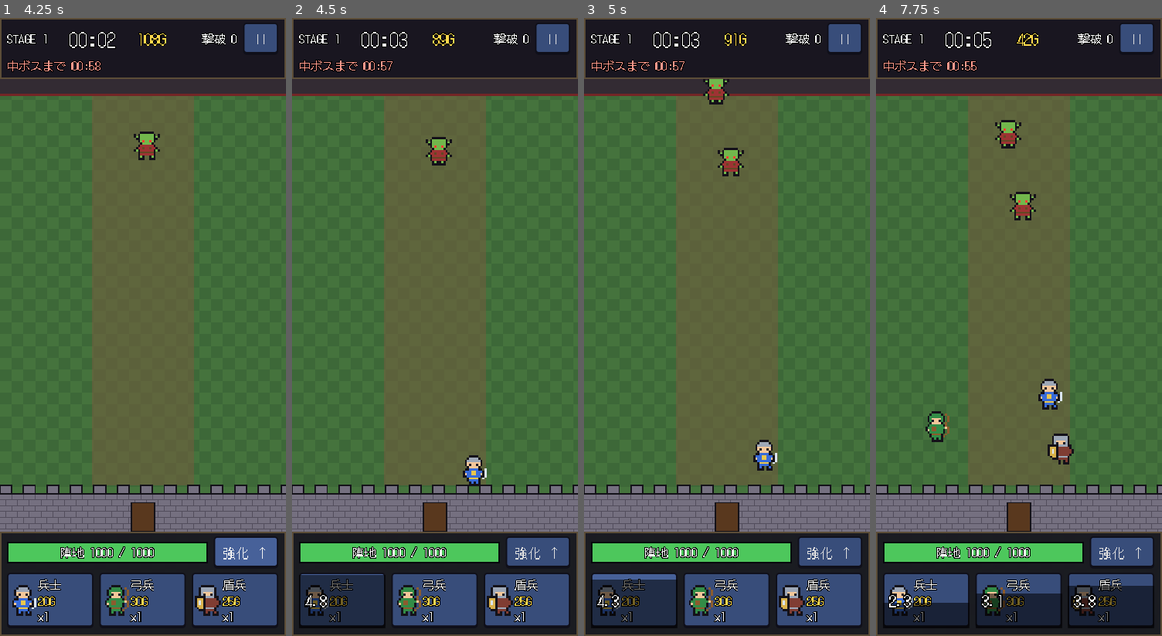
Above: before the commit, frames 1-4 (left to right).
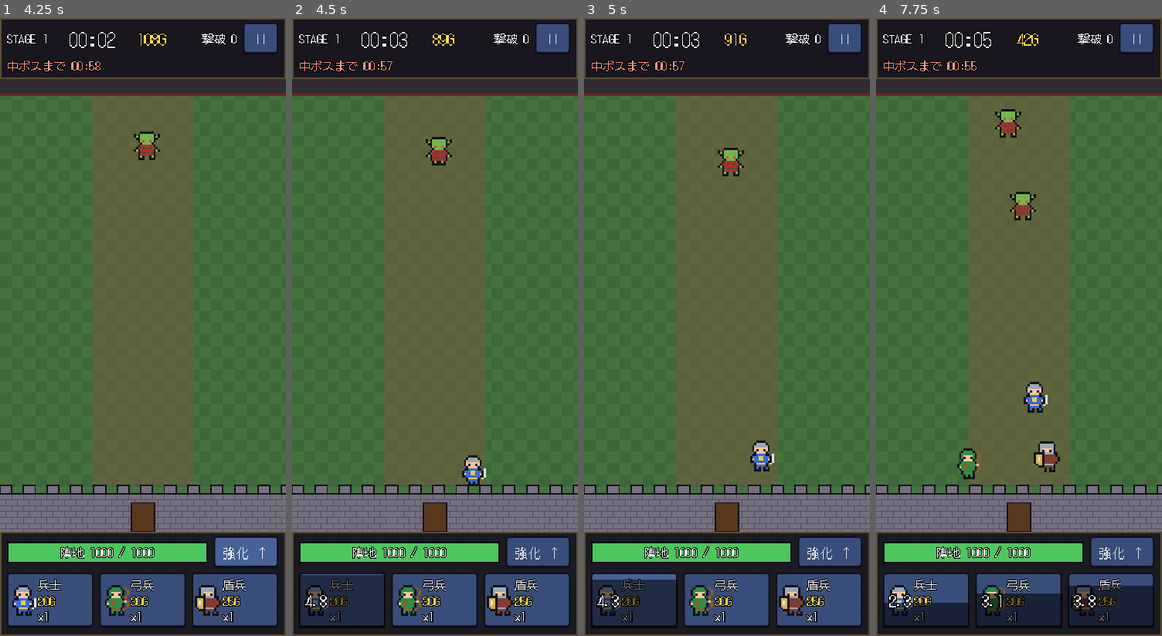
Above: after the commit, the same moments.

Repository: toshitoshi-creator/tower-defense-game
Game: Godot game, scene res://scenes/title/title.tscn
The game is run twice, just before and just after one commit, with the same random seed, the same clock (stepped at 60 frames per second) and the same inputs.
Inputs:
- Up to frame 1 (4.25 s): click "スタート" at 0.5 s; click "II" at 1.25 s; click "再開" at 2 s; click "強化 ↑" at 2.75 s; click "強化 ↓" at 3.5 s
- Up to frame 2 (4.5 s): click "兵士" at 4.25 s
- Up to frame 3 (5 s): no input
- Up to frame 4 (7.75 s): click "弓兵" at 5 s; click "盾兵" at 5.75 s; click "II" at 6.5 s; click "再開" at 7.25 s

Frame 1 is identical in both runs. In frame 2, less than 0.1% of the frame differs, in the area x 59-69%, y 70-76%; in frame 3, 0.5%; in frame 4, 2.1%, in the area x 17-70%, y 14-75%.

Commit message:
Unit roles: soldiers rally home, shields guard, archers stay behind
Playtest feedback: allies kept marching forward, and shields and archers
advanced with the soldiers.

- UnitData.role (ASSAULT / GUARD / SUPPORT), set per unit resource.
- Soldiers engage enemies that cross a mid-field front line and return
  to a rally point in front of the base center when nothing is left.
- Shields hold evenly spread posts on a defense line in front of the
  base; they engage enemies near their post or enemies attacking a
  nearby ally, never chase beyond a leash, and return to the post.
- Archers line up behind the soldiers who are fighting (with a forward
  limit) and shoot what is in range; they never step forward to chase.
- Shared combat code gains one hook (_approach) for role movement.
- Rebalanced enemy pressure for the defensive formation (balanced bot
  with upgrades wins ~4/6, summon-only loses 6/6); test bot buys a
  5:3:2 soldier/archer/shield mix.
- Tests for each role; fixed a test that edited the shared goblin
  resource and froze every goblin in later tests.

Co-Authored-By: Claude Opus 5.5 <noreply@anthropic.com>
Claude-Session: https://claude.ai/code/session_01AX3UQvSNG6PnuNG7n2CdGG

Diff:
--- a/resources/units/archer.tres
+++ b/resources/units/archer.tres
@@ -16,6 +16,7 @@
 aggro_range = 160.0
 attack_type = 1
 projectile_speed = 260.0
+role = 2
 summon_cost = 30
 reward = 0
 placeholder_pattern = &"archer"
--- a/resources/units/shield.tres
+++ b/resources/units/shield.tres
@@ -16,6 +16,7 @@
 aggro_range = 100.0
 attack_type = 0
 projectile_speed = 260.0
+role = 1
 summon_cost = 25
 reward = 0
 placeholder_pattern = &"shield"
--- a/resources/units/soldier.tres
+++ b/resources/units/soldier.tres
@@ -16,6 +16,7 @@
 aggro_range = 110.0
 attack_type = 0
 projectile_speed = 260.0
+role = 0
 summon_cost = 20
 reward = 0
 placeholder_pattern = &"soldier"
--- a/scripts/battle/battle_layout.gd
+++ b/scripts/battle/battle_layout.gd
@@ -7,12 +7,22 @@
 var right: float = 390.0
 ## Y where enemies appear.
 var spawn_y: float = 60.0
-## Allies never walk above this line.
-var ally_stop_y: float = 70.0
 ## Enemies reaching this line are attacking the base.
 var base_line_y: float = 700.0
 ## Y where allies appear (just in front of the base).
 var ally_spawn_y: float = 690.0
+## Formation, from the wall upward: archers' home, the shields' defense line,
+## the assault rally point. Archers never advance above archer_limit_y.
+var archer_home_y: float = 660.0
+var guard_y: float = 630.0
+var rally_y: float = 580.0
+var archer_limit_y: float = 470.0
+## Soldiers go out to meet enemies only once they cross this line (mid-field).
+var assault_limit_y: float = 300.0
+
+
+func center_x() -> float:
+	return (left + right) * 0.5
 
 
 func clamp_x(x: float, margin: float) -> float:
--- a/scripts/battle/battle_manager.gd
+++ b/scripts/battle/battle_manager.gd
@@ -375,9 +375,13 @@
 	layout.left = 0.0
 	layout.right = view.x
 	layout.spawn_y = top + 14.0
-	layout.ally_stop_y = top + 36.0
 	var base_top := bottom - BaseController.HEIGHT
 	layout.base_line_y = base_top - 4.0
 	layout.ally_spawn_y = base_top - 14.0
+	layout.archer_home_y = layout.base_line_y - 30.0
+	layout.guard_y = layout.base_line_y - 75.0
+	layout.rally_y = layout.base_line_y - 125.0
+	layout.archer_limit_y = layout.guard_y - 170.0
+	layout.assault_limit_y = layout.guard_y - 300.0
 	base.place(0.0, base_top, view.x)
 	background.set_area(Rect2(0.0, 0.0, view.x, view.y), top, base_top)
--- a/scripts/battle/enemy_spawner.gd
+++ b/scripts/battle/enemy_spawner.gd
@@ -16,19 +16,19 @@
 ## Strong enemies start replacing grunts at this time...
 @export var strong_start_time: float = 90.0
 ## ...with this much more chance per minute after that...
-@export var strong_chance_per_minute: float = 0.08
+@export var strong_chance_per_minute: float = 0.06
 ## ...up to this share of a wave.
-@export var strong_max_chance: float = 0.25
+@export var strong_max_chance: float = 0.2
 ## Ordered by time.
 @export var boss_schedule: Array[BossSpawn] = []
 ## When false, only explicit spawn_enemy() calls create enemies (used by tests).
 @export var auto_spawn: bool = true
 ## Seconds between waves at 0:00.
-@export var start_interval: float = 3.0
-@export var min_interval: float = 1.0
-@export var interval_reduction_per_minute: float = 0.4
-## Enemy HP/attack multiplier added per minute (0.15 => x1.15 at 1:00).
-@export var stat_growth_per_minute: float = 0.15
+@export var start_interval: float = 3.5
+@export var min_interval: float = 1.3
+@export var interval_reduction_per_minute: float = 0.35
+## Enemy HP/attack multiplier added per minute (0.12 => x1.12 at 1:00).
+@export var stat_growth_per_minute: float = 0.12
 ## One more enemy per wave every N seconds...
 @export var extra_enemy_every: float = 70.0
 ## ...up to this many per wave.
--- a/scripts/data/unit_data.gd
+++ b/scripts/data/unit_data.gd
@@ -4,6 +4,12 @@
 ## Adding a new unit type = adding a new .tres file; combat logic lives in Combatant.
 
 enum AttackType { MELEE, RANGED }
+## How an allied unit positions itself (enemies ignore it).
+## ASSAULT: hunts enemies, returns to the rally point when the field is clear.
+## GUARD: holds a post on the defense line; engages enemies near the base or
+##        enemies attacking nearby allies; never strays far from the post.
+## SUPPORT: stays behind the assault line and attacks from range; never chases.
+enum Role { ASSAULT, GUARD, SUPPORT }
 
 @export var id: StringName = &""
 @export var display_name: String = ""
@@ -22,6 +28,7 @@
 ## Distance at which the unit notices and walks toward an opponent.
 @export var aggro_range: float = 110.0
 @export var attack_type: AttackType = AttackType.MELEE
+@export var role: Role = Role.ASSAULT
 ## RANGED only: projectile flight speed in pixels per second.
 @export var projectile_speed: float = 260.0
 
--- a/scripts/units/combatant.gd
+++ b/scripts/units/combatant.gd
@@ -95,10 +95,15 @@
 		if _attack_cooldown <= 0.0:
 			_attack(target)
 	elif target != null:
-		_set_state(State.MOVE)
-		_move_toward(target.global_position, delta)
+		_approach(target, delta)
 	else:
 		_advance(delta)
+
+
+## Target known but out of reach. Default: walk straight at it.
+func _approach(other: Combatant, delta: float) -> void:
+	_set_state(State.MOVE)
+	_move_toward(other.global_position, delta)
 
 
 ## Called when no opponent is in aggro range. Default: walk forward.
--- a/scripts/units/unit_base.gd
+++ b/scripts/units/unit_base.gd
@@ -1,27 +1,160 @@
 class_name UnitBase
 extends Combatant
-## Player-side unit. Marches upward and holds at the top of the field.
-## With nothing in aggro range it hunts the enemy closest to the base, so enemies
-## that slipped past the front line are chased down instead of ignored.
+## Player-side unit. Positioning depends on UnitData.role (see UnitData.Role):
+## - ASSAULT (soldier): fights whatever is in aggro range; otherwise goes out to meet the
+##   enemy closest to the base once it has crossed the front line (layout.assault_limit_y);
+##   with nothing to fight it returns to the rally point in front of the base.
+## - GUARD (shield): holds a post on the defense line (posts are spread evenly across
+##   the width); engages enemies near its post or enemies attacking a nearby ally.
+## - SUPPORT (archer): stands behind the assault line and attacks only what is in
+##   range; it never steps forward to chase.
+
+## Guards engage enemies this close to their post...
+const GUARD_RADIUS := 110.0
+## ...or enemies attacking an ally this close to the guard...
+const PROTECT_RADIUS := 150.0
+## ...but never chase further than this from the post.
+const GUARD_LEASH := 190.0
+## Support units stand this far behind the engaged assault units.
+const SUPPORT_BEHIND := 70.0
+## Units gathered at a home point spread out this much so they don't stack.
+const HOME_SPREAD := 70.0
+const ARRIVE_DISTANCE := 3.0
 
 var _hunting: bool = false
+var _home_offset: Vector2 = Vector2.ZERO
+## Where this unit stands when it has nothing in reach (refreshed at retarget time).
+var _station: Vector2 = Vector2.ZERO
 
 
 func setup_ally(unit_data: UnitData, battle_layout: BattleLayout, effects_layer: Node,
 		hp_multiplier: float = 1.0, attack_multiplier: float = 1.0) -> void:
 	setup(unit_data, Team.ALLY, battle_layout, effects_layer, hp_multiplier, attack_multiplier)
+	_home_offset = Vector2(randf_range(-HOME_SPREAD, HOME_SPREAD), randf_range(-12.0, 12.0))
+
+
+func get_station() -> Vector2:
+	return _station
 
 
 func _find_target() -> Combatant:
+	_station = _compute_station()
+	match data.role:
+		UnitData.Role.GUARD:
+			_hunting = false
+			return _find_guard_target()
+		UnitData.Role.SUPPORT:
+			_hunting = false
+			return _find_nearest_opponent()
 	var local := _find_nearest_opponent()
 	_hunting = local == null
-	return local if local != null else _find_most_advanced_enemy()
+	if local != null:
+		return local
+	var advanced := _find_most_advanced_enemy()
+	if advanced != null and advanced.position.y >= layout.assault_limit_y:
+		return advanced
+	return null
 
 
 func _is_valid_target(candidate: Combatant) -> bool:
+	if candidate == null or not is_instance_valid(candidate) or not candidate.is_alive():
+		return false
+	match data.role:
+		UnitData.Role.GUARD:
+			return candidate.global_position.distance_to(_station) <= GUARD_LEASH
+		UnitData.Role.SUPPORT:
+			return super._is_valid_target(candidate)
 	if _hunting:
-		return candidate != null and is_instance_valid(candidate) and candidate.is_alive()
+		return candidate.position.y >= layout.assault_limit_y - 40.0
 	return super._is_valid_target(candidate)
+
+
+## Support units hold their line instead of walking into melee.
+func _approach(other: Combatant, delta: float) -> void:
+	if data.role == UnitData.Role.SUPPORT:
+		_go_to(_station, delta)
+	else:
+		super._approach(other, delta)
+
+
+func _advance(delta: float) -> void:
+	_go_to(_station, delta)
+
+
+func _go_to(point: Vector2, delta: float) -> void:
+	var to_point := point - position
+	if to_point.length() <= ARRIVE_DISTANCE:
+		_set_state(State.IDLE)
+		return
+	_set_state(State.MOVE)
+	position += to_point.limit_length(data.move_speed * delta)
+
+
+func _compute_station() -> Vector2:
+	var center := layout.center_x()
+	match data.role:
+		UnitData.Role.GUARD:
+			return Vector2(_guard_post_x(), layout.guard_y)
+		UnitData.Role.SUPPORT:
+			var line := _engaged_assault_center()
+			if is_nan(line.y):
+				return Vector2(layout.clamp_x(center + _home_offset.x * 1.6, 20.0),
+						layout.archer_home_y + _home_offset.y * 0.5)
+			# Line up behind where the soldiers are actually fighting.
+			return Vector2(layout.clamp_x(line.x + _home_offset.x * 0.6, 20.0),
+					clampf(line.y + SUPPORT_BEHIND, layout.archer_limit_y, layout.archer_home_y))
+	return Vector2(layout.clamp_x(center + _home_offset.x, 20.0), layout.rally_y + _home_offset.y)
+
+
+## Average position of assault allies currently fighting, or (NAN, NAN) when none are.
+func _engaged_assault_center() -> Vector2:
+	var total := Vector2.ZERO
+	var count := 0
+	for node in get_tree().get_nodes_in_group(&"allies"):
+		var ally := node as UnitBase
+		if ally != null and ally.is_alive() and ally.data.role == UnitData.Role.ASSAULT \
+				and ally.target != null:
+			total += ally.position
+			count += 1
+	return total / count if count > 0 else Vector2(NAN, NAN)
+
+
+## Guards share the defense line evenly, ordered by creation.
+func _guard_post_x() -> float:
+	var index := 0
+	var count := 0
+	for node in get_tree().get_nodes_in_group(&"allies"):
+		var ally := node as UnitBase
+		if ally == null or not ally.is_alive() or ally.data.role != UnitData.Role.GUARD:
+			continue
+		if ally.get_instance_id() < get_instance_id():
+			index += 1
+		count += 1
+	var width := layout.right - layout.left
+	return layout.left + width * (index + 1) / (count + 1)
+
+
+func _find_guard_target() -> Combatant:
+	var best: Combatant = null
+	var best_dist := INF
+	for node in get_tree().get_nodes_in_group(get_opponent_group()):
+		var enemy := node as Combatant
+		if enemy == null or not enemy.is_alive():
+			continue
+		var from_post := enemy.global_position.distance_to(_station)
+		if from_post > GUARD_LEASH:
+			continue
+		var threat := from_post <= GUARD_RADIUS + enemy.data.body_radius
+		if not threat and enemy.target != null and is_instance_valid(enemy.target) \
+				and enemy.target.is_alive() and enemy.target.team == Team.ALLY:
+			threat = enemy.target.global_position.distance_to(global_position) <= PROTECT_RADIUS
+		if not threat:
+			continue
+		var dist := global_position.distance_to(enemy.global_position)
+		if dist < best_dist:
+			best_dist = dist
+			best = enemy
+	return best
 
 
 func _find_most_advanced_enemy() -> Combatant:
@@ -31,11 +164,3 @@
 		if other != null and other.is_alive() and (best == null or other.position.y > best.position.y):
 			best = other
 	return best
-
-
-func _advance(delta: float) -> void:
-	if position.y <= layout.ally_stop_y:
-		_set_state(State.IDLE)
-		return
-	_set_state(State.MOVE)
-	position.y = maxf(layout.ally_stop_y, position.y - data.move_speed * delta)
--- a/tests/run_tests.gd
+++ b/tests/run_tests.gd
@@ -141,22 +141,115 @@
 	_check(ally.position.y < ally_y - 20.0, "ally should move up (%f -> %f)" % [ally_y, ally.position.y])
 
 
-func test_ally_stops_at_top_and_enemy_stops_at_base_line() -> void:
-	var b := await _start_battle()
-	var ally := _ally(Vector2(60, b.layout.ally_stop_y + 30.0))
+func test_soldier_returns_to_rally_point_when_field_is_clear() -> void:
+	var b := await _start_battle()
+	var soldier := _ally(Vector2(60, b.layout.spawn_y + 60.0))
+	await _seconds(12.0)
+	var rally := Vector2(b.layout.center_x(), b.layout.rally_y)
+	_check(soldier.position.distance_to(rally) <= UnitBase.HOME_SPREAD + 15.0,
+			"soldier gathers near the base center (%s vs %s)" % [soldier.position, rally])
+	_check(soldier.state == Combatant.State.IDLE, "soldier idles once home")
+	# It goes out to fight, then comes back.
+	var far_enemy := _enemy(Vector2(195, b.layout.spawn_y + 10.0))
+	far_enemy.data = GRUNT.duplicate()
+	far_enemy.data.move_speed = 0.0
 	await _seconds(2.0)
-	_check(is_equal_approx(ally.position.y, b.layout.ally_stop_y), "ally should hold at top line")
-	_check(ally.state == Combatant.State.IDLE, "ally idles with no enemies")
-	ally.take_damage(9999)
-	await _frames(2)
+	_check(soldier.position.distance_to(rally) <= UnitBase.HOME_SPREAD + 15.0,
+			"soldier waits while the enemy is beyond the front line")
+	far_enemy.take_damage(9999)
+	var enemy := _enemy(Vector2(195, b.layout.assault_limit_y + 30.0))
+	await _seconds(3.0)
+	_check(soldier.position.y < rally.y - 100.0, "soldier advances to meet an enemy past the front line")
+	enemy.take_damage(9999)
+	await _seconds(12.0)
+	_check(soldier.position.distance_to(rally) <= UnitBase.HOME_SPREAD + 15.0, "soldier returns after the kill")
+
+
+func test_enemy_stops_at_base_line() -> void:
+	var b := await _start_battle()
 	var enemy := _enemy(Vector2(330, b.layout.base_line_y - 30.0))
 	await _seconds(2.0)
 	_check(is_equal_approx(enemy.position.y, b.layout.base_line_y), "enemy should hold at base line")
 
 
+func test_shields_hold_evenly_spread_posts_on_the_defense_line() -> void:
+	var b := await _start_battle()
+	var shields: Array[UnitBase] = []
+	for i in 3:
+		shields.append(_ally(Vector2(195, b.layout.ally_spawn_y), SHIELD))
+	_enemy(Vector2(195, b.layout.spawn_y + 20.0))  # Far up the field: not the shields' business.
+	await _seconds(8.0)
+	var xs := []
+	for sh in shields:
+		_check(absf(sh.position.y - b.layout.guard_y) < 4.0, "shield stays on the defense line (y=%.0f)" % sh.position.y)
+		xs.append(roundi(sh.position.x))
+	xs.sort()
+	var w := b.layout.right - b.layout.left
+	_check(absf(xs[0] - w * 0.25) < 4 and absf(xs[1] - w * 0.5) < 4 and absf(xs[2] - w * 0.75) < 4,
+			"posts at 1/4, 1/2, 3/4 of the width: %s" % [xs])
+
+
+func test_shield_engages_enemies_near_base_and_returns() -> void:
+	var b := await _start_battle()
+	var shield := _ally(Vector2(195, b.layout.guard_y), SHIELD)
+	await _seconds(1.0)
+	var post := shield.get_station()
+	var enemy := _enemy(Vector2(post.x + 70.0, b.layout.base_line_y - 10.0))
+	await _seconds(1.5)
+	_check(shield.target == enemy, "shield engages an enemy near the base")
+	_check(enemy.hp < enemy.max_hp, "and hits it")
+	enemy.take_damage(9999)
+	await _seconds(4.0)
+	_check(shield.position.distance_to(post) < 4.0, "shield returns to its post")
+
+
+func test_shield_protects_ally_under_attack() -> void:
+	var b := await _start_battle()
+	var shield := _ally(Vector2(195, b.layout.guard_y), SHIELD)
+	await _seconds(1.0)
+	# An archer a little ahead of the line is attacked by an enemy outside the guard radius.
+	var archer := _ally(Vector2(195, b.layout.guard_y - 140.0), ARCHER)
+	var enemy := _enemy(Vector2(195, b.layout.guard_y - 175.0))
+	enemy.data = GRUNT.duplicate()
+	enemy.data.move_speed = 0.0
+	await _seconds(1.0)
+	_check(enemy.target == archer, "setup: the enemy is attacking the archer (%s)" % [enemy.target])
+	_check(shield.target == enemy, "shield moves in to protect the archer")
+
+
+func test_archers_stay_behind_engaged_soldiers() -> void:
+	var b := await _start_battle()
+	var enemy := _enemy(Vector2(195, b.layout.rally_y - 220.0))
+	enemy.data = GRUNT.duplicate()
+	enemy.data.move_speed = 0.0
+	enemy.max_hp = 100000
+	enemy.hp = 100000
+	enemy._attack_cooldown = 1000.0
+	var soldier := _ally(Vector2(195, enemy.position.y + 40.0))
+	var archer := _ally(Vector2(160, b.layout.ally_spawn_y), ARCHER)
+	await _seconds(6.0)
+	_check(soldier.target == enemy, "soldier engages")
+	_check(archer.position.y >= soldier.position.y + 50.0,
+			"archer stands behind the soldier (archer y %.0f, soldier y %.0f)" % [archer.position.y, soldier.position.y])
+	_check(archer.position.y >= b.layout.archer_limit_y - 1.0, "archer never passes its forward limit")
+	_check(archer.state == Combatant.State.ATTACK, "archer shoots from behind")
+
+
+func test_archer_does_not_chase_out_of_range() -> void:
+	var b := await _start_battle()
+	var archer := _ally(Vector2(195, b.layout.ally_spawn_y), ARCHER)
+	await _seconds(2.0)
+	var home := archer.position
+	var enemy := _enemy(Vector2(195, b.layout.spawn_y + 20.0))
+	enemy.data = GRUNT.duplicate()  # Never edit the shared resource.
+	enemy.data.move_speed = 0.0
+	await _seconds(3.0)
+	_check(archer.position.distance_to(home) < 4.0, "archer holds its position without soldiers to cover it")
+
+
 func test_allies_hunt_enemies_that_slipped_past() -> void:
 	var b := await _start_battle()
-	var ally := _ally(Vector2(40, b.layout.ally_stop_y))
+	var ally := _ally(Vector2(40, b.layout.spawn_y + 40.0))
 	var enemy := _enemy(Vector2(350, b.layout.base_line_y - 10.0))
 	_check(ally.global_position.distance_to(enemy.global_position) > SOLDIER.aggro_range,
 			"setup: enemy starts out of aggro range")
@@ -395,20 +488,22 @@
 
 func test_archer_shoots_arrows_from_range() -> void:
 	var b := await _start_battle()
-	var enemy := _enemy(Vector2(195, 300))
+	var enemy := _enemy(Vector2(195, b.layout.rally_y - 200.0))
 	enemy.data = GRUNT.duplicate()
 	enemy.data.move_speed = 0.0  # Stationary target.
-	var archer := _ally(Vector2(195, 300 + 110), ARCHER)
+	enemy.max_hp = 100000
+	enemy.hp = 100000
+	_ally(Vector2(195, enemy.position.y + 40.0))  # A soldier to stand behind.
+	var archer := _ally(Vector2(195, b.layout.ally_spawn_y), ARCHER)
 	var saw_projectile := false
 	var hits := []
 	enemy.damaged.connect(func(_c: Combatant, amount: int) -> void: hits.append(amount))
-	for i in 150:
+	for i in 360:
 		await physics_frame
 		for child in b.effects.get_children():
 			saw_projectile = saw_projectile or child is Projectile
 	_check(saw_projectile, "archer fired a projectile")
-	_check(hits.size() >= 1, "arrow hit the enemy")
-	_check(hits.all(func(h: int) -> bool: return h == ARCHER.attack), "each arrow deals archer attack")
+	_check(hits.has(ARCHER.attack), "an arrow hit for the archer's attack (%s)" % [hits])
 	_check(archer.position.distance_to(enemy.position) > 60.0, "archer stays at range (dist %.0f)" % archer.position.distance_to(enemy.position))
 
 
@@ -663,8 +758,9 @@
 	_check(not b.battle_ui.is_upgrade_panel_open(), "tap closes drawer")
 
 
-## A reasonable player: keeps a mixed army (at most ~1/3 shields), always summons,
-## and buys the cheapest upgrade when at the unit cap or holding 150+ coins.
+## A reasonable player: keeps a mixed army (about half soldiers, then archers, a few
+## shields), always summons, and buys the cheapest upgrade when at the unit cap or
+## holding 150+ coins.
 func _play_balanced(b: BattleManager, limit: float) -> int:
 	var bought := 0
 	while b.phase != BattleManager.Phase.ENDED and b.clock.elapsed < limit:
@@ -676,18 +772,18 @@
 					best = i
 			if best >= 0 and b.request_upgrade(best) == BattleUpgradeManager.Reason.OK:
 				bought += 1
-		var allies := _count(&"allies")
-		var shields := 0
+		# Target mix ~ 50% soldiers, 30% archers, 20% shields.
+		var counts := {SOLDIER: 0, ARCHER: 0, SHIELD: 0}
 		for u in get_nodes_in_group(&"allies"):
-			if (u as UnitBase).data == SHIELD:
-				shields += 1
-		var order := [SLOT_SHIELD, SLOT_SOLDIER, SLOT_ARCHER] if shields * 4 < allies \
-				else [SLOT_SOLDIER, SLOT_ARCHER, SLOT_SHIELD]
-		for slot in order:
-			if slot == SLOT_SHIELD and shields * 3 > allies + 1:
-				continue
-			if b.summoner.check_summon(slot) == SummonManager.Reason.OK:
-				b.request_summon(slot)
+			counts[(u as UnitBase).data] += 1
+		var n := _count(&"allies") + 1
+		var want := [[SLOT_SOLDIER, counts[SOLDIER] / (0.5 * n)], [SLOT_ARCHER, counts[ARCHER] / (0.3 * n)],
+				[SLOT_SHIELD, counts[SHIELD] / (0.2 * n)]]
+		want.sort_custom(func(x: Array, y: Array) -> bool: return x[1] < y[1])
+		# Buy what's under its share; never over-buy just because it's affordable.
+		for w in want:
+			if (w[1] < 1.0 or w == want[0]) and b.summoner.check_summon(w[0]) == SummonManager.Reason.OK:
+				b.request_summon(w[0])
 		await _seconds(0.5)
 	return bought
 
@@ -711,14 +807,14 @@
 	var b := await _start_battle()
 	var sp := b.spawner
 	b.clock.elapsed = 0.0
-	_check(is_equal_approx(sp.current_interval(), 3.0) and sp.current_wave_size() == 1, "start: 1 enemy / 3s")
+	_check(is_equal_approx(sp.current_interval(), sp.start_interval) and sp.current_wave_size() == 1, "start: 1 enemy per wave")
 	_check(sp.current_strong_chance() == 0.0, "no strong enemies at start")
 	b.clock.elapsed = 89.0
 	_check(sp.current_strong_chance() == 0.0, "no strong enemies before 1:30")
 	b.clock.elapsed = 150.0
-	_check(sp.current_interval() < 3.0 and sp.current_wave_size() == 2, "faster, bigger waves later")
+	_check(sp.current_interval() < sp.start_interval and sp.current_wave_size() == 2, "faster, bigger waves later")
 	_check(sp.current_strong_chance() > 0.0, "strong enemies mixed in after 1:30")
-	_check(sp.current_stat_multiplier() > 1.3, "stats grow")
+	_check(sp.current_stat_multiplier() > 1.25, "stats grow")
 	b.clock.elapsed = 600.0
 	_check(sp.current_interval() == sp.min_interval and sp.current_wave_size() == sp.max_wave_size, "curve capped")
 	_check(sp.current_strong_chance() == sp.strong_max_chance, "strong share capped")
@@ -835,7 +931,7 @@
 	var boss := b.spawner.spawn_enemy(DEMON_KING, 1.0, Vector2(195, 300), true)
 	var group: Array[UnitBase] = []
 	for i in 3:
-		group.append(_ally(Vector2(185 + i * 10, 300 + DEMON_KING.body_radius + 12), SHIELD))
+		group.append(_ally(Vector2(185 + i * 10, 300 + DEMON_KING.body_radius + 12)))
 	var far := _ally(Vector2(40, 300), SHIELD)
 	await _seconds(2.0)
 	var hurt := 0
Not shown, changed: README.md
